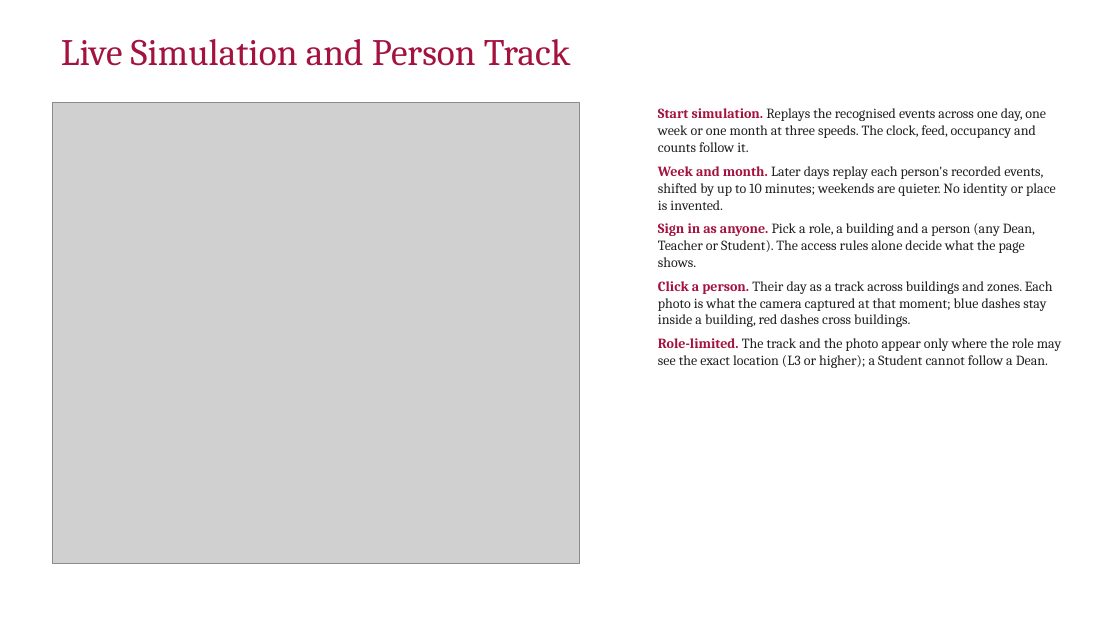
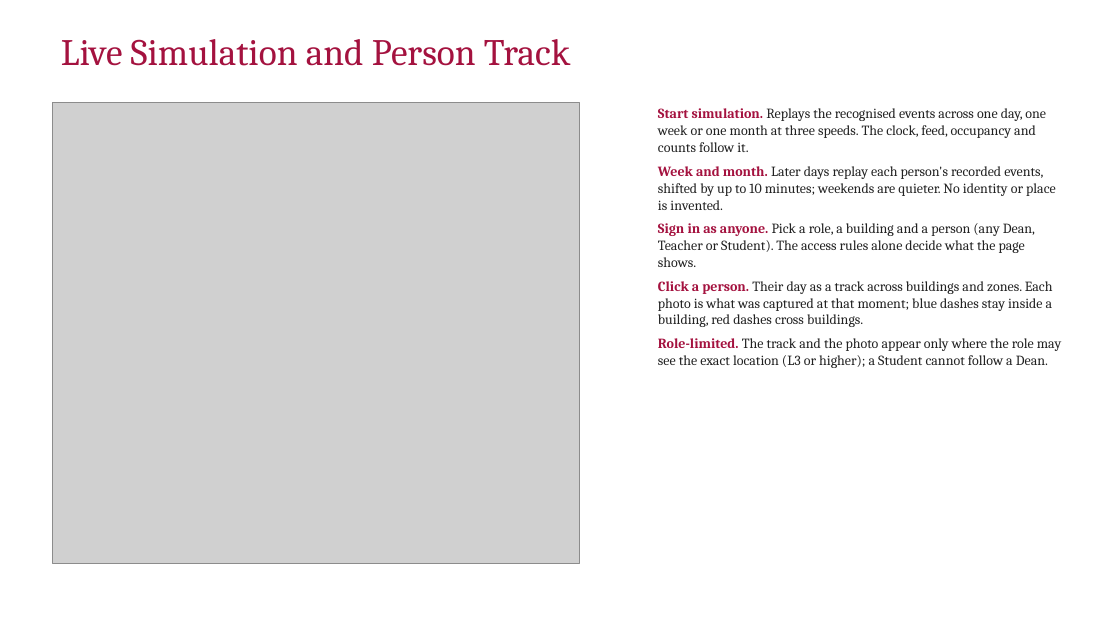
Before and after one commit to yadhu-vipin/Occupant_Tracking_v2, a slide deck: slide 22 of final_review/S7_Final_Review_Group_C3.pptx (slide 21 before the commit). Drawn at 1120x630 pixels with LibreOffice and Linux fonts; fonts in the diff are those of the drawing; grey boxes stand for pictures; background and template pictures are left out. Boxes give left, top, right and bottom in pixels: in the first picture for what was removed or moved away, otherwise in the second. Text is boxed around its words. In the diff, an @@ line names an element or a change of style, - is before the commit and + after.

Commit message:
docs: deck slides 10-30 follow the same rules (sensor-neutral, no class-teacher wording, no result values before the results slides); new results slide for explanations and Bloom filters

```diff
--- a/final_review/S7_Final_Review_Group_C3.pptx
+++ b/final_review/S7_Final_Review_Group_C3.pptx
@@ text at (x1=658, y1=281, x2=1053, y2=327): text changed @@
-Click a person. Their day as a track across buildings and zones. Each photo is what the camera captured at that moment; blue dashes stay inside a building, red dashes cross buildings.
+Click a person. Their day as a track across buildings and zones. Each photo is what was captured at that moment; blue dashes stay inside a building, red dashes cross buildings.
```
Also in this commit, not shown: 8 other slides changed, 1 slide added.
